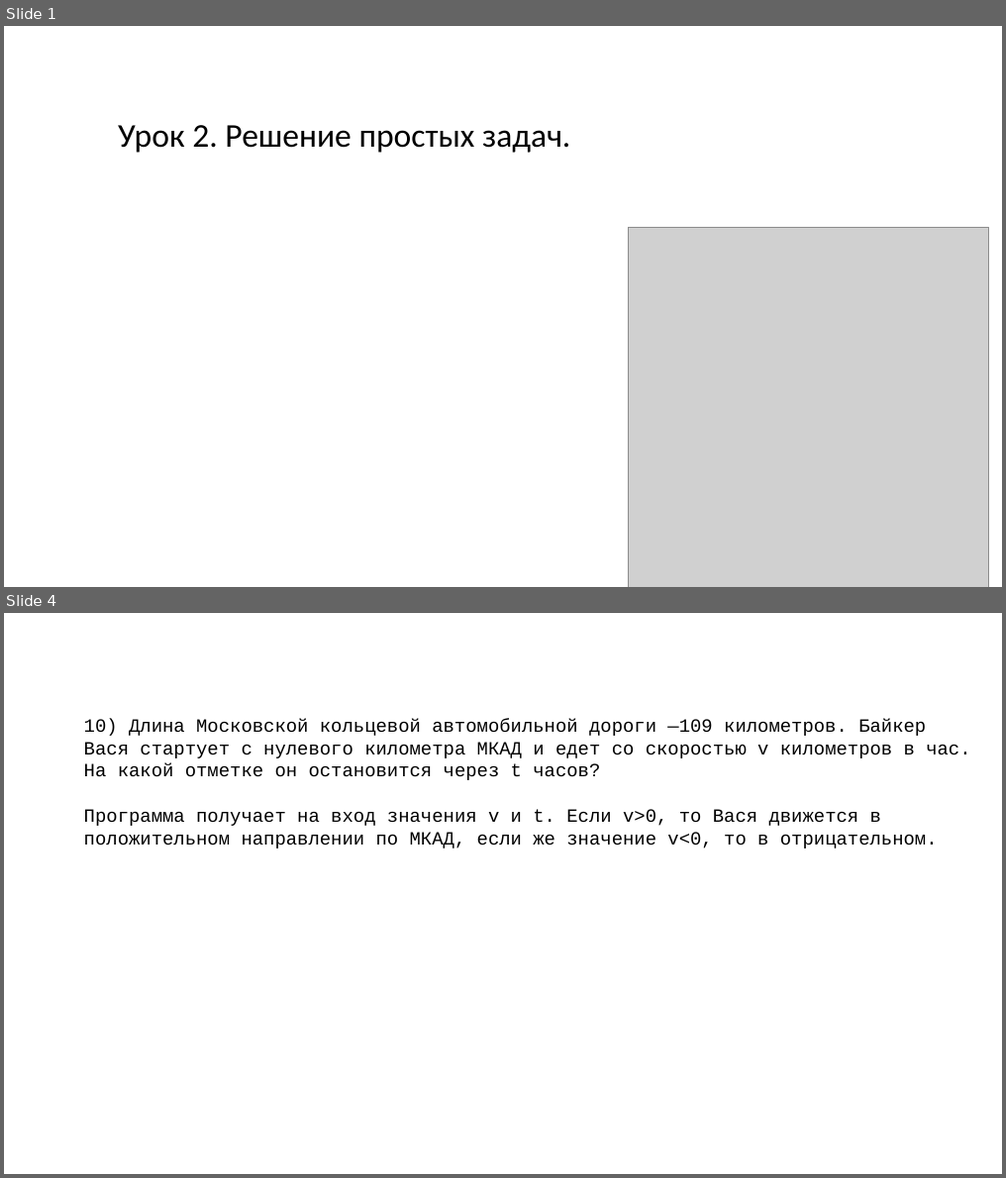
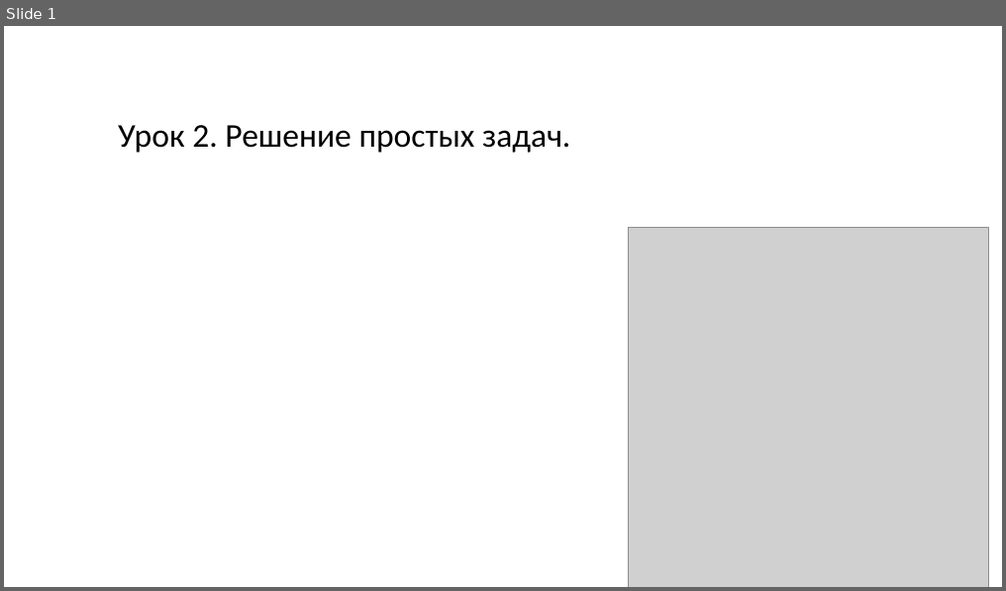
Before and after one commit to Klapeyron5/C-lessons-for-schoolchild-beginners, a slide deck: Урок 2/Урок 2.pptx. Shown one above the other, each under a label of ours: slides 1 and 4 before the commit, slide 1 after it; the slides between them are not shown. The pictures are 1006x1178 and 1006x591 pixels, drawn with LibreOffice and Linux fonts; fonts in the diff are those of the drawing; grey boxes stand for pictures. Boxes give left, top, right and bottom in pixels: in the first picture for what was removed or moved away, otherwise in the second. Text is boxed around its words. In the diff, an @@ line names an element or a change of style, - is before the commit and + after.

```diff
--- a/Урок 2/Урок 2.pptx
+++ b/Урок 2/Урок 2.pptx
@@ slide 4 removed at (4,613,1002,1174), background #FFFFFF @@
@@ text removed at (84,719,970,849) @@
-10) Длина Московской кольцевой автомобильной дороги —109 километров. Байкер Вася стартует с нулевого километра МКАД и едет со скоростью v километров в час. На какой отметке он остановится через t часов?
-Программа получает на вход значения v и t. Если v>0, то Вася движется в положительном направлении по МКАД, если же значение v<0, то в отрицательном.
```
Also in this commit, not shown: 1 slide changed, 4 slides added, 1 other slide removed, 3 other files.
